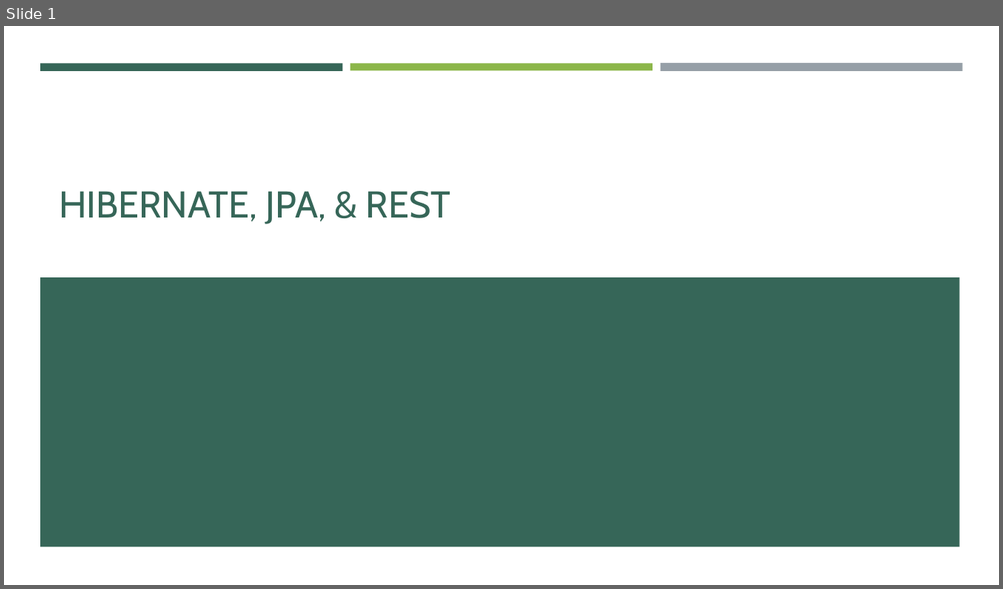
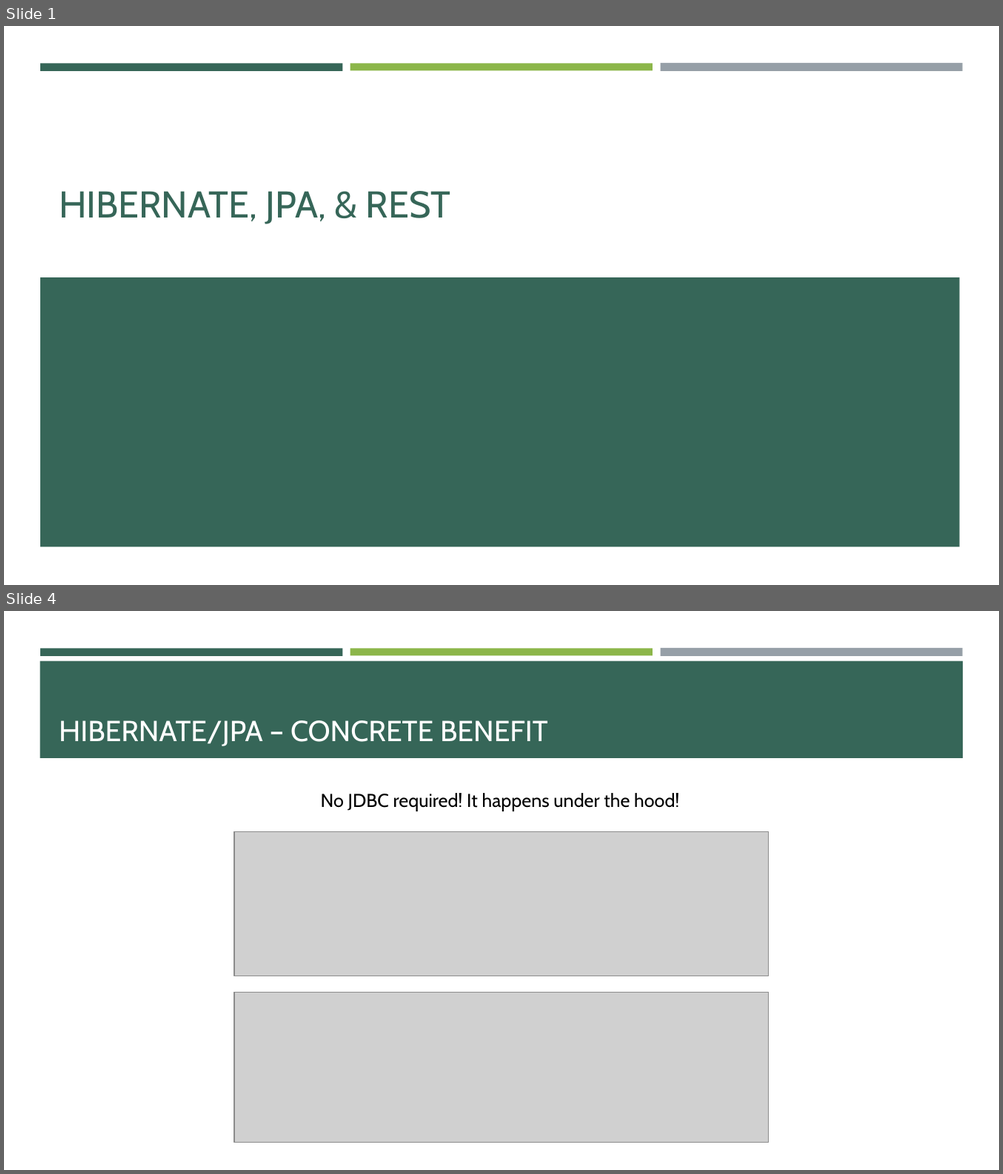
Before and after one commit to e-m-wilson/java-fs, a slide deck: Week_6/02_Hibernate_JPA_&_REST.pptx. Shown one above the other, each under a label of ours: slide 1 before the commit, slides 1 and 4 after it; the slides between them are not shown. The pictures are 1003x589 and 1003x1174 pixels, drawn with LibreOffice and Linux fonts; fonts in the diff are those of the drawing; grey boxes stand for pictures. Boxes give left, top, right and bottom in pixels: in the first picture for what was removed or moved away, otherwise in the second. Text is boxed around its words. In the diff, an @@ line names an element or a change of style, - is before the commit and + after.

```diff
--- a/Week_6/02_Hibernate_JPA_&_REST.pptx
+++ b/Week_6/02_Hibernate_JPA_&_REST.pptx
@@ slide 4 added at box(4, 611, 999, 1170), background #FFFFFF; not listed: 3 template elements that a slide beside it also shows @@
@@ rectangle added at box(40, 661, 963, 758), fill #366658 @@
@@ title added at box(59, 721, 548, 746), 28 pt, text #FFFFFF @@
+HIBERNATE/JPA – CONCRETE BENEFIT
@@ text added at box(321, 793, 679, 812), 18 pt, text #000000 @@
+No JDBC required! It happens under the hood!
@@ picture added at box(235, 832, 768, 976) @@
@@ picture added at box(235, 992, 768, 1143) @@
```
Also in this commit, not shown: 1 slide changed, 8 other slides added, 1 slide removed, 1 other file.
